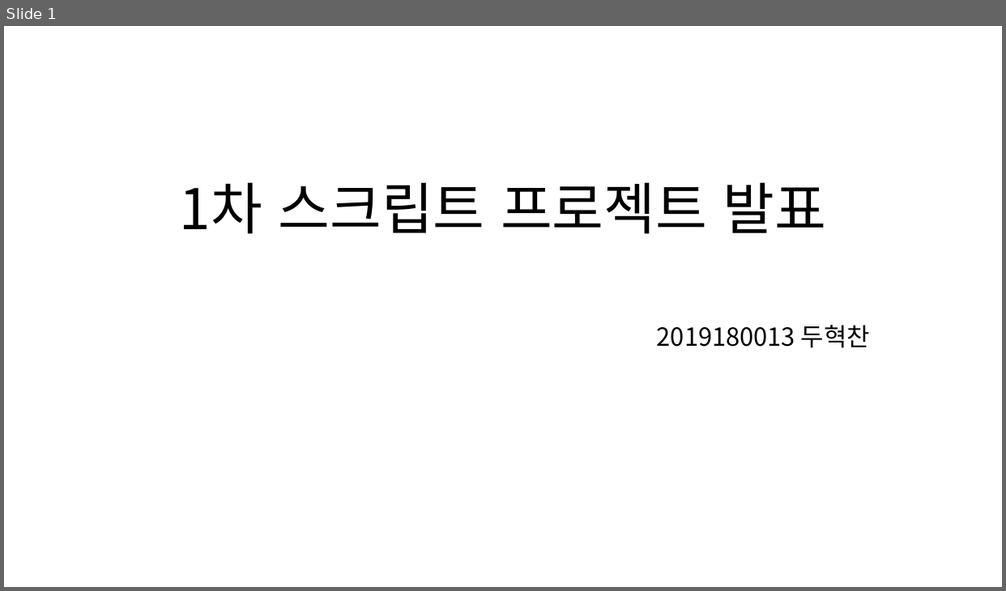
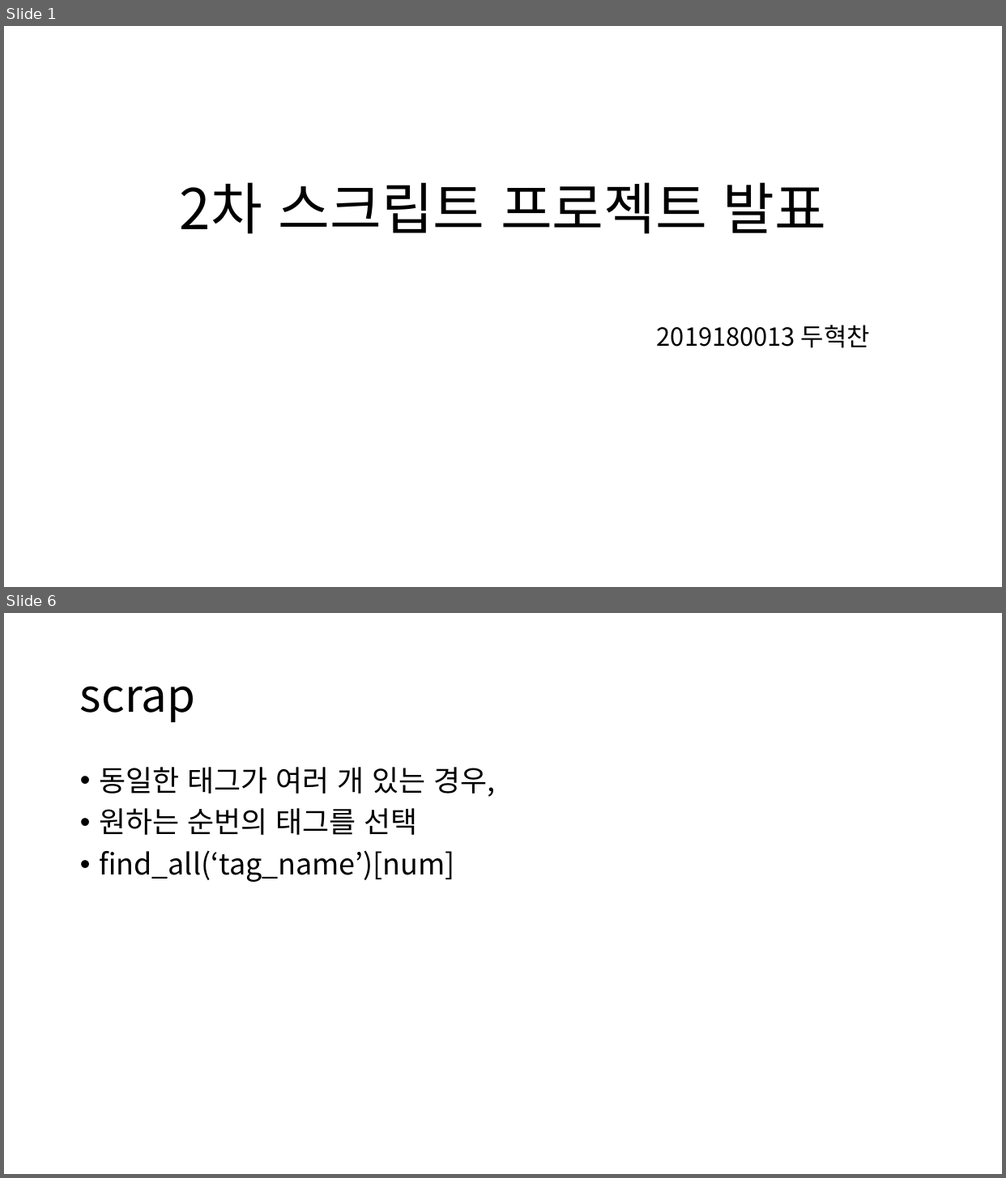
Before and after one commit to dhc518/Script2023, a slide deck: project/music_player/스크립트 프로젝트 발표자료.pptx. Shown one above the other, each under a label of ours: slide 1 before the commit, slides 1 and 6 after it; the slides between them are not shown. The pictures are 1006x591 and 1006x1178 pixels, drawn with LibreOffice and Linux fonts; fonts in the diff are those of the drawing. Boxes give left, top, right and bottom in pixels: in the first picture for what was removed or moved away, otherwise in the second. Text is boxed around its words. In the diff, an @@ line names an element or a change of style, - is before the commit and + after.

```diff
--- a/project/music_player/스크립트 프로젝트 발표자료.pptx
+++ b/project/music_player/스크립트 프로젝트 발표자료.pptx
@@ slide 6 added at (4,613,1002,1174), background #FFFFFF @@
@@ title added at (80,686,195,722), 44 pt, text #000000 @@
+scrap
@@ text added at (99,767,495,882), 28 pt, text #000000 @@
+• 동일한 태그가 여러 개 있는 경우,
+• 원하는 순번의 태그를 선택
+• find_all(‘tag_name’)[num]
@@ slide 1 changed as well @@
@@ title at (180,182,826,234): text changed @@
-1차 스크립트 프로젝트 발표
+2차 스크립트 프로젝트 발표
```
Also in this commit, not shown: 2 other slides changed, 3 other slides added, 4 slides removed, 9 other files.
